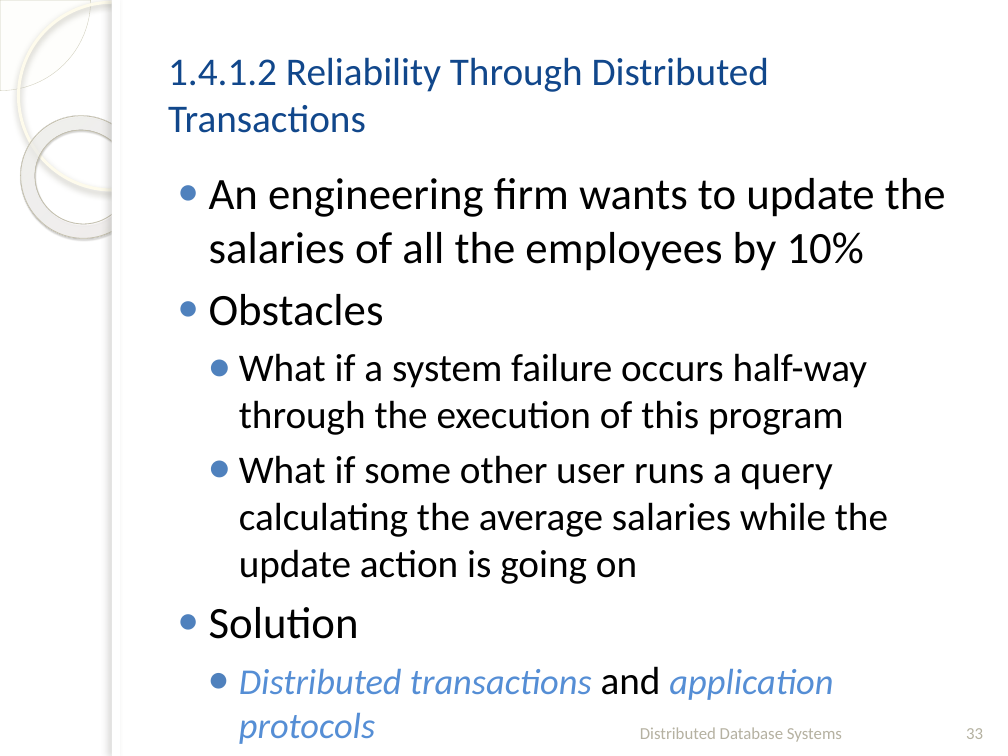
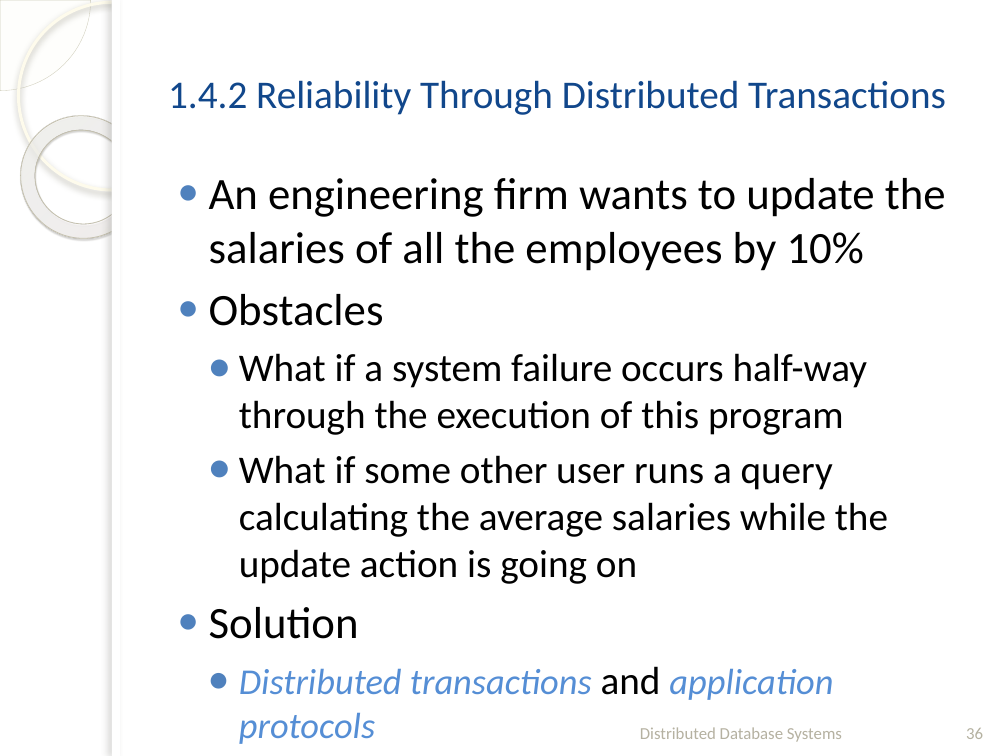
Before and after one commit to fanju1984/ddb, a slide deck: slide 36 of Fall_2020/Slides/01-Introduction.pptx (slide 33 before the commit). Drawn at 1008x756 pixels with LibreOffice and Linux fonts; fonts in the diff are those of the drawing; background and template pictures are left out. Boxes give left, top, right and bottom in pixels: in the first picture for what was removed or moved away, otherwise in the second. Text is boxed around its words. In the diff, an @@ line names an element or a change of style, - is before the commit and + after.

```diff
--- a/Fall_2020/Slides/01-Introduction.pptx
+++ b/Fall_2020/Slides/01-Introduction.pptx
@@ title at (x1=168, y1=80, x2=946, y2=115): text changed @@
-1.4.1.2 Reliability Through Distributed Transactions
+1.4.2 Reliability Through Distributed Transactions
@@ page number at (x1=966, y1=728, x2=983, y2=739): text changed @@
-33
+36
```
Also in this commit, not shown: 13 other slides changed, 9 slides added, 7 slides removed, 7 other files.
